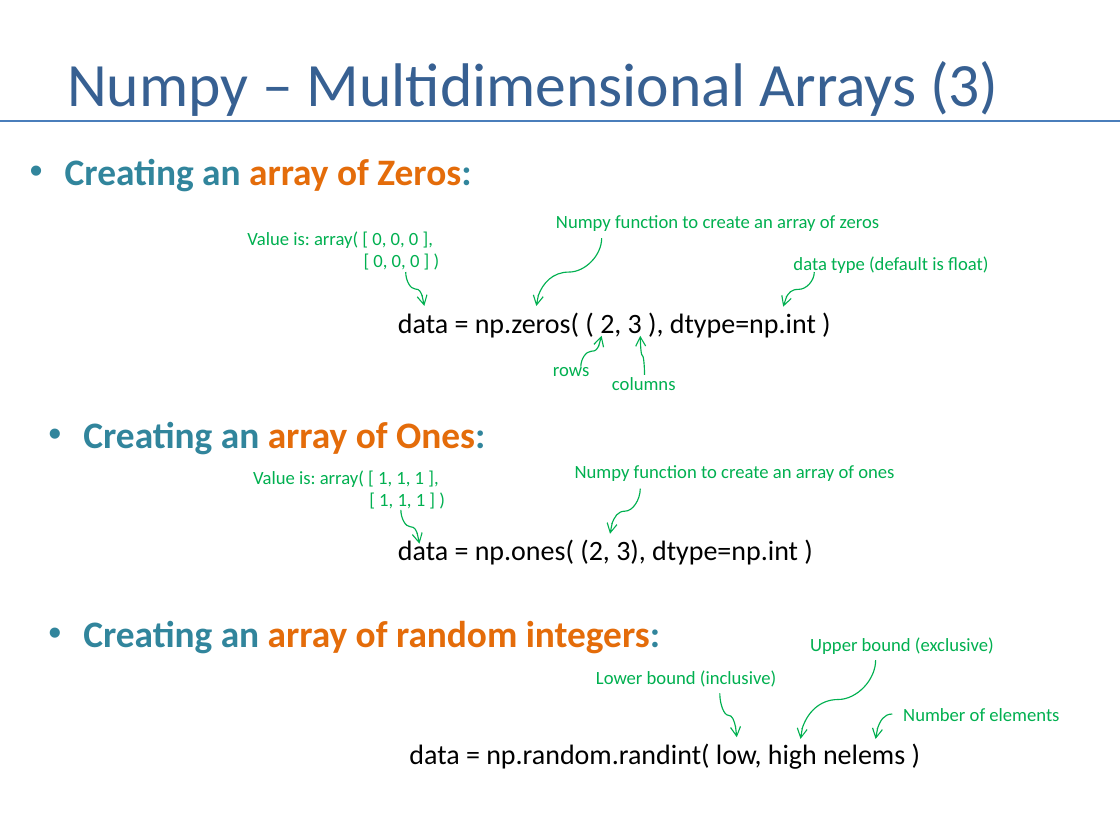
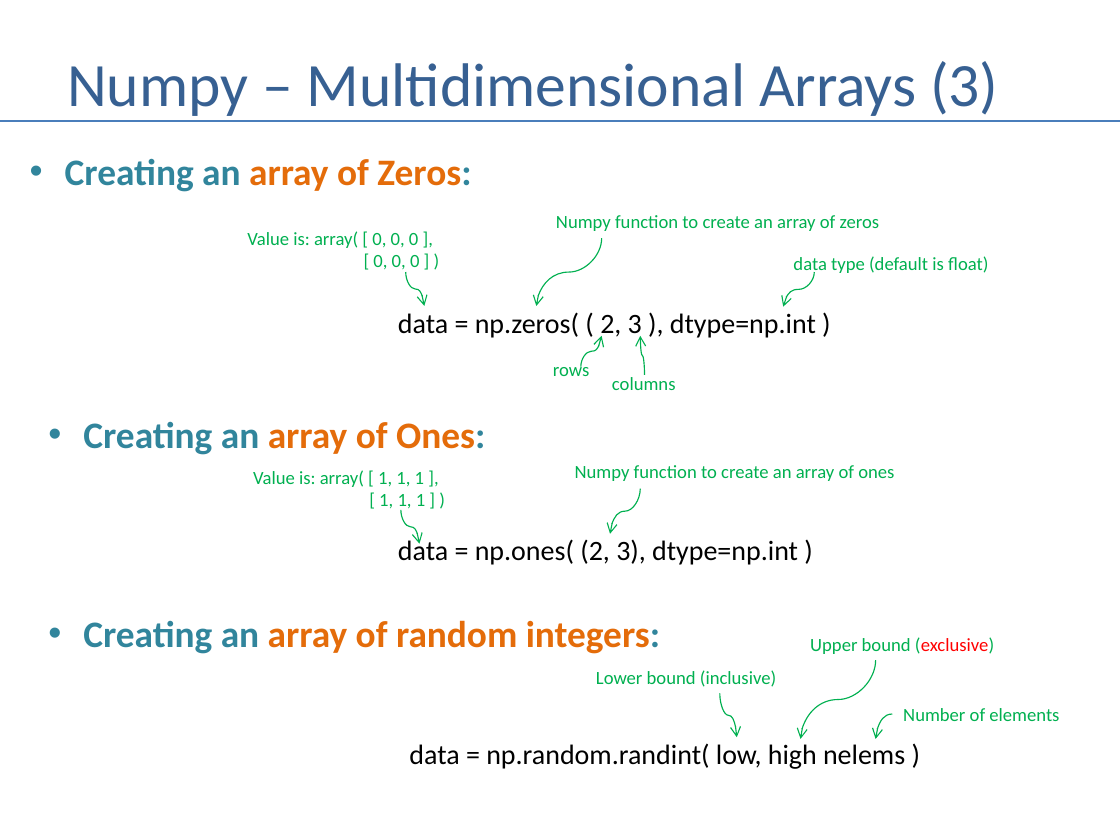
Before and after one commit to andrewferlitsch/Portland-Data-Science-Group, a slide deck: slide 6 of Presentations/Python - Numpy and Pandas.pptx. Drawn at 1120x840 pixels with LibreOffice and Linux fonts; fonts in the diff are those of the drawing. Boxes give left, top, right and bottom in pixels: in the first picture for what was removed or moved away, otherwise in the second. Text is boxed around its words. In the diff, an @@ line names an element or a change of style, - is before the commit and + after.

Commit message:
more numpy

```diff
--- a/Presentations/Python - Numpy and Pandas.pptx
+++ b/Presentations/Python - Numpy and Pandas.pptx
@@ text "Upper bound (exclusive)" at (810,637,994,654): text colour #00B050 to #FF0000 in "(exclusive)" @@
```
Also in this commit, not shown: 1 other slide changed, 1 slide added.
